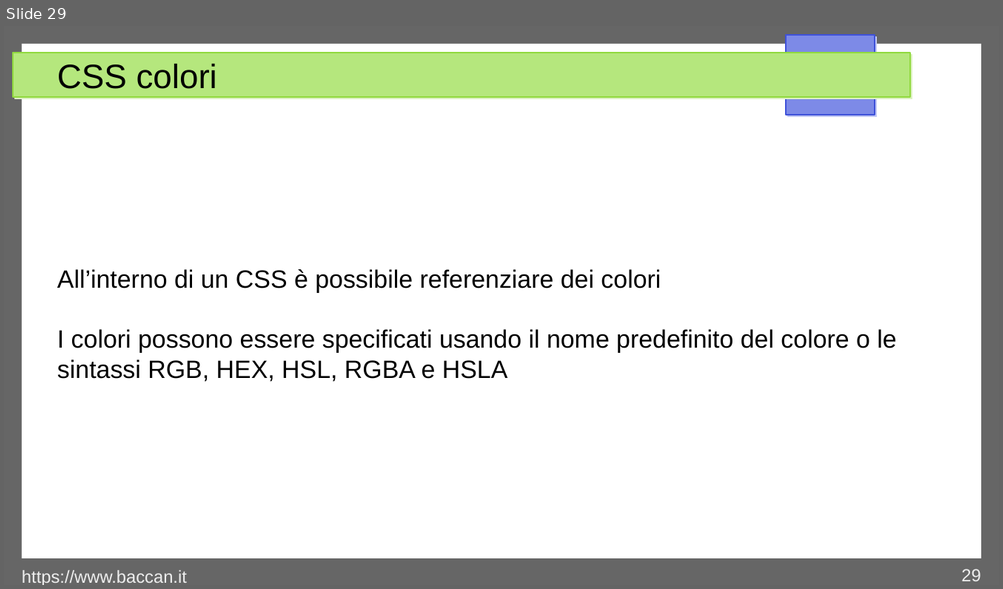
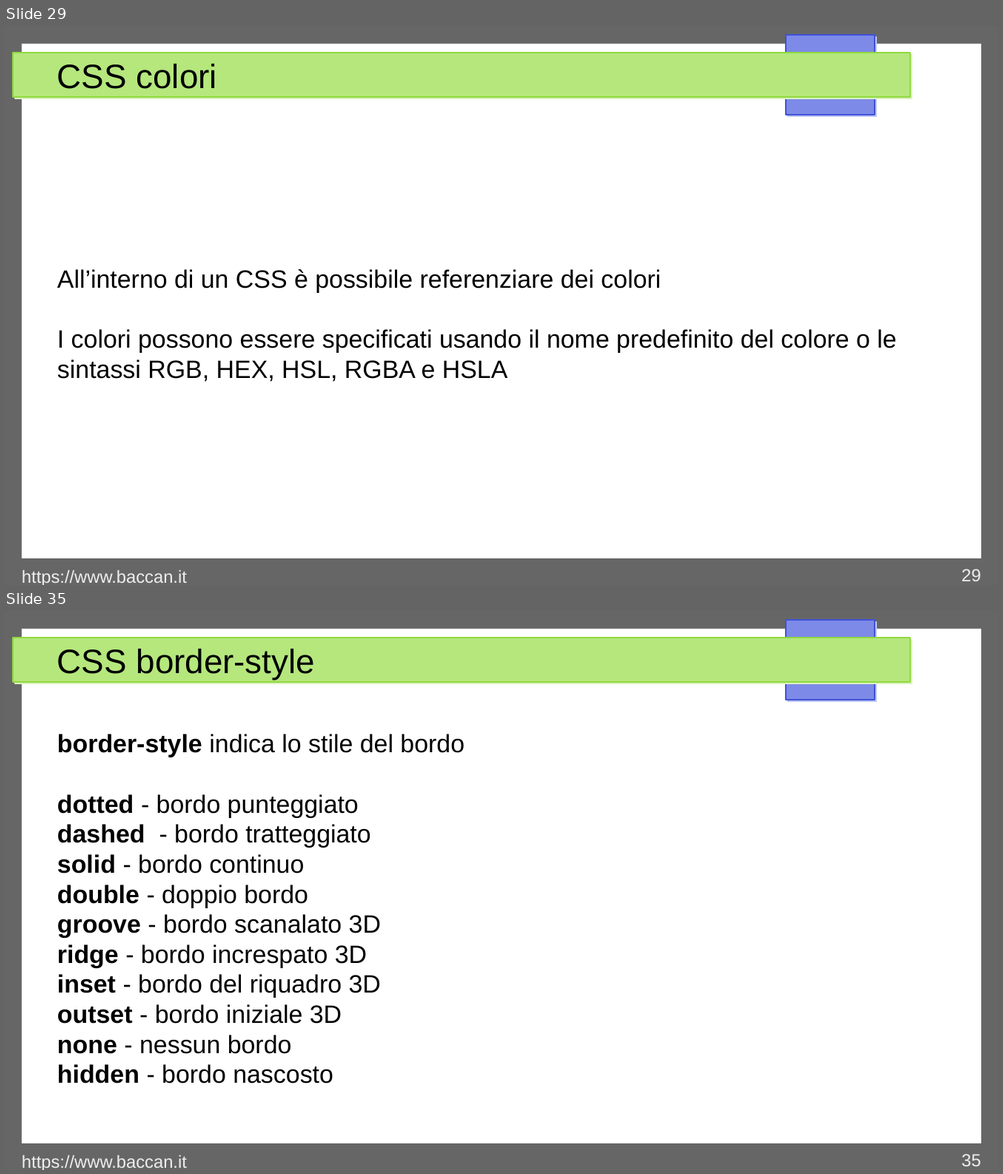
Before and after one commit to matteobaccan/CorsoCSS, a slide deck: Chapter_css.odp. Shown one above the other, each under a label of ours: slide 29 before the commit, slides 29 and 35 after it; the slides between them are not shown. The pictures are 1003x589 and 1003x1174 pixels, drawn with LibreOffice and Linux fonts; fonts in the diff are those of the drawing. Boxes give left, top, right and bottom in pixels: in the first picture for what was removed or moved away, otherwise in the second. Text is boxed around its words. In the diff, an @@ line names an element or a change of style, - is before the commit and + after.

Commit message:
Border, padding e margin

```diff
--- a/Chapter_css.odp
+++ b/Chapter_css.odp
@@ slide 35 added at (x1=4, y1=611, x2=999, y2=1170), background #FFFFFF; not listed: 4 template elements that a slide beside it also shows @@
@@ title added at (x1=57, y1=649, x2=315, y2=680), 27 pt, text #000000 @@
+CSS border-style
@@ text added at (x1=57, y1=734, x2=464, y2=1084), 20 pt, text #000000 @@
+border-style indica lo stile del bordo
+dotted - bordo punteggiato
+dashed - bordo tratteggiato
+solid - bordo continuo
+double - doppio bordo
+groove - bordo scanalato 3D
+ridge - bordo increspato 3D
+inset - bordo del riquadro 3D
+outset - bordo iniziale 3D
+none - nessun bordo
+hidden - bordo nascosto
@@ text added at (x1=22, y1=1156, x2=187, y2=1170), 14 pt, text #EEEEEE @@
+https://www.baccan.it
@@ page number added at (x1=961, y1=1154, x2=980, y2=1167), 14 pt, text #EEEEEE @@
+35
```
Also in this commit, not shown: 4 slides changed, 10 other slides added, 10 other files.
